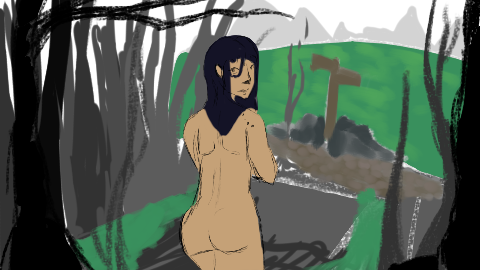
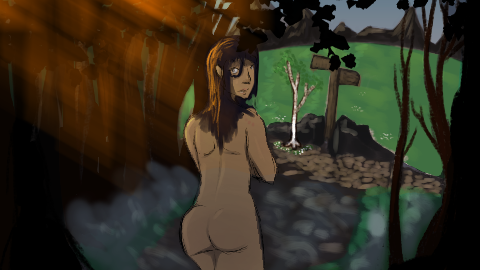
Revision of a layered (480, 270) image; what changed, layer by layer:
added layer "Paint Layer 61" (addition) in group "final" over <box>128,0,256,192</box>
showed "light", painted on it over <box>0,0,256,192</box>
painted on "foreground" over <box>0,0,480,270</box>
added layer "shadows" (multiply, 75%) in group "final" over <box>0,0,480,270</box>
added layer "Paint Layer 62" (color, 15%) in group "final" over <box>0,0,480,270</box>
painted on "nearforeground" over <box>64,0,480,270</box>
added layer "Fog" in group "final" over <box>0,128,448,270</box>
painted on "hestia_lines" over <box>128,0,320,270</box>
painted on "Paint Layer 57" over <box>128,0,320,270</box>
painted on "hestia_color" over <box>128,0,320,270</box>
painted on "Paint Layer 58" over <box>64,128,462,270</box>
removed layer "path" from group "final" over <box>0,0,480,270</box>
added layer "Paint Layer 60" in group "final" over <box>0,0,480,270</box>
painted on "Paint Layer 53" over <box>128,0,480,256</box>
removed layer "Paint Layer 55" from group "final" over <box>0,0,256,270</box>
painted on "Paint Layer 56" over <box>0,0,448,270</box>
painted on "Paint Layer 51" over <box>0,0,480,270</box>
painted on "Plano de fundo" over <box>0,0,480,270</box>
